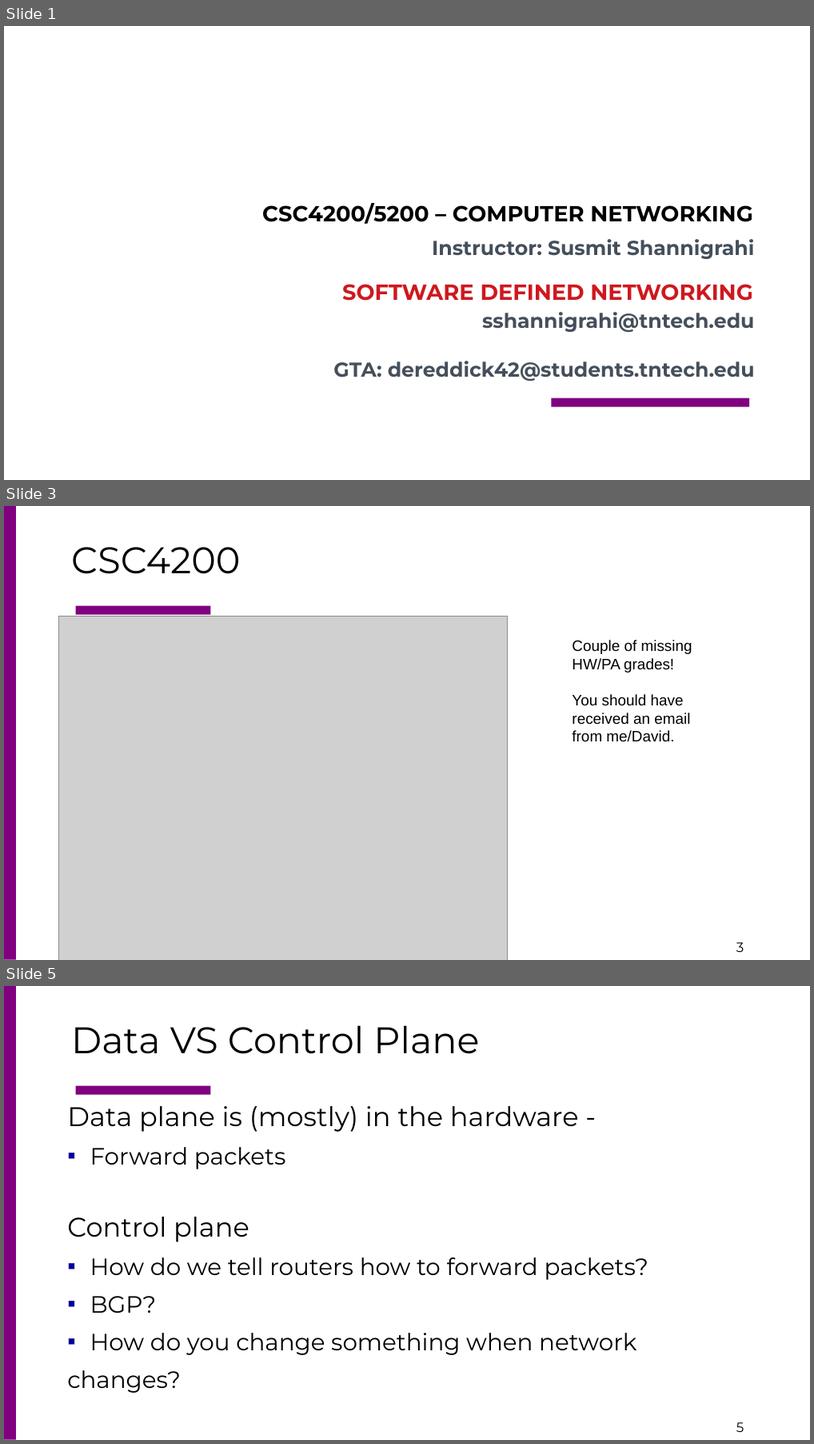
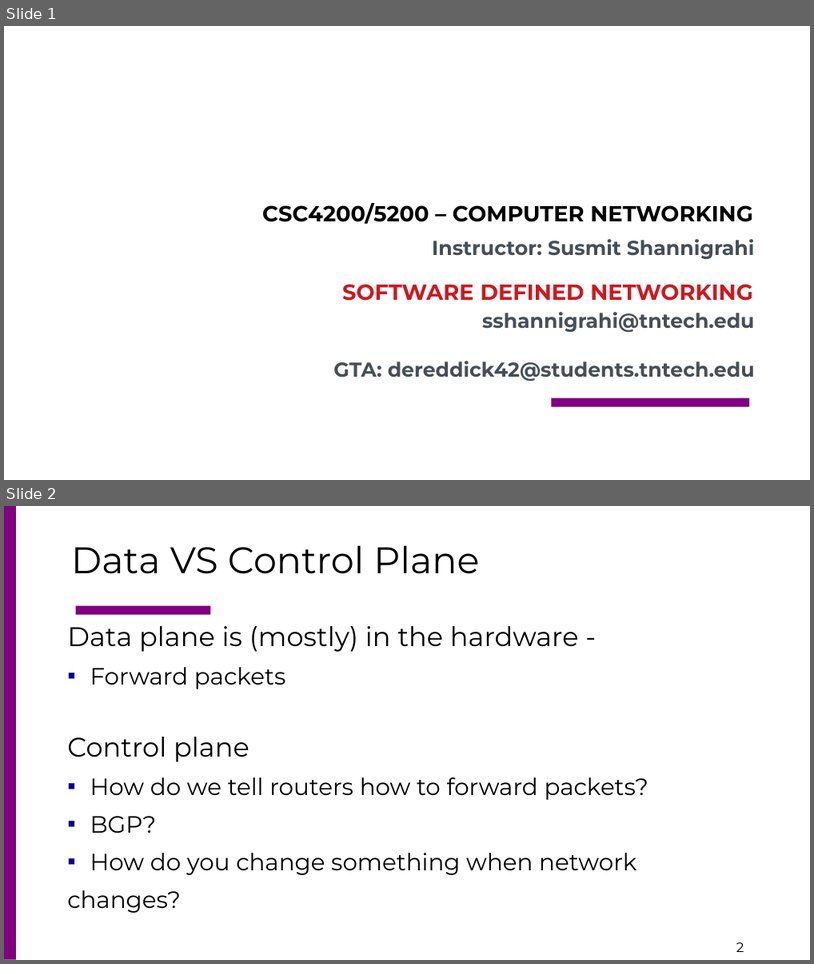
Before and after one commit to csc4200/csc4200.github.io, a slide deck: docs/lectures_source/class_slides-29.odp. Shown one above the other, each under a label of ours: slides 1, 3 and 5 before the commit, slides 1 and 2 after it; the slides between them are not shown. The pictures are 814x1444 and 814x964 pixels, drawn with LibreOffice and Linux fonts; fonts in the diff are those of the drawing; grey boxes stand for pictures; background and template pictures are left out. Boxes give left, top, right and bottom in pixels: in the first picture for what was removed or moved away, otherwise in the second. Text is boxed around its words. In the diff, an @@ line names an element or a change of style, - is before the commit and + after.

```diff
--- a/docs/lectures_source/class_slides-29.odp
+++ b/docs/lectures_source/class_slides-29.odp
@@ slide 3 removed at (x1=4, y1=506, x2=810, y2=960), background #FFFFFF; not listed: 3 template elements that a slide beside it also shows @@
@@ title removed at (x1=71, y1=547, x2=240, y2=574) @@
-CSC4200
@@ picture removed at (x1=58, y1=616, x2=508, y2=960) @@
@@ text removed at (x1=572, y1=640, x2=693, y2=742) @@
-Couple of missing HW/PA grades!
-You should have received an email from me/David.
@@ what was slide 5 is now slide 2 @@
@@ page number at (x1=737, y1=942, x2=745, y2=952): text changed @@
-5
+2
```
Also in this commit, not shown: 2 other slides removed, 4 other files.
